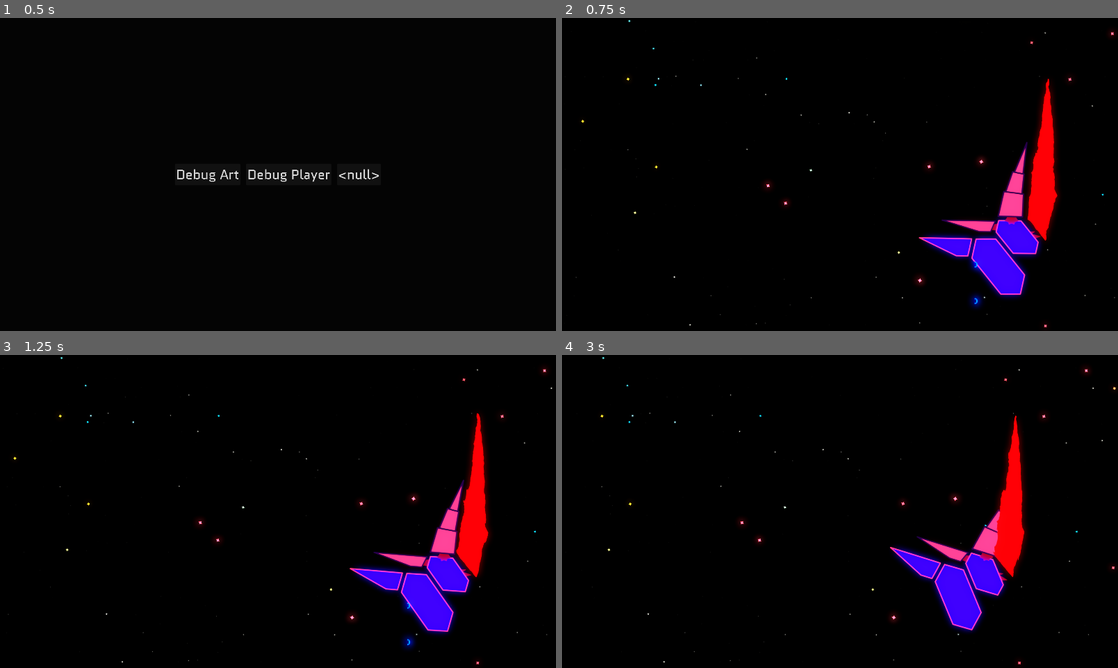
Above: before the commit, frames 1-4 (two rows, left to right).
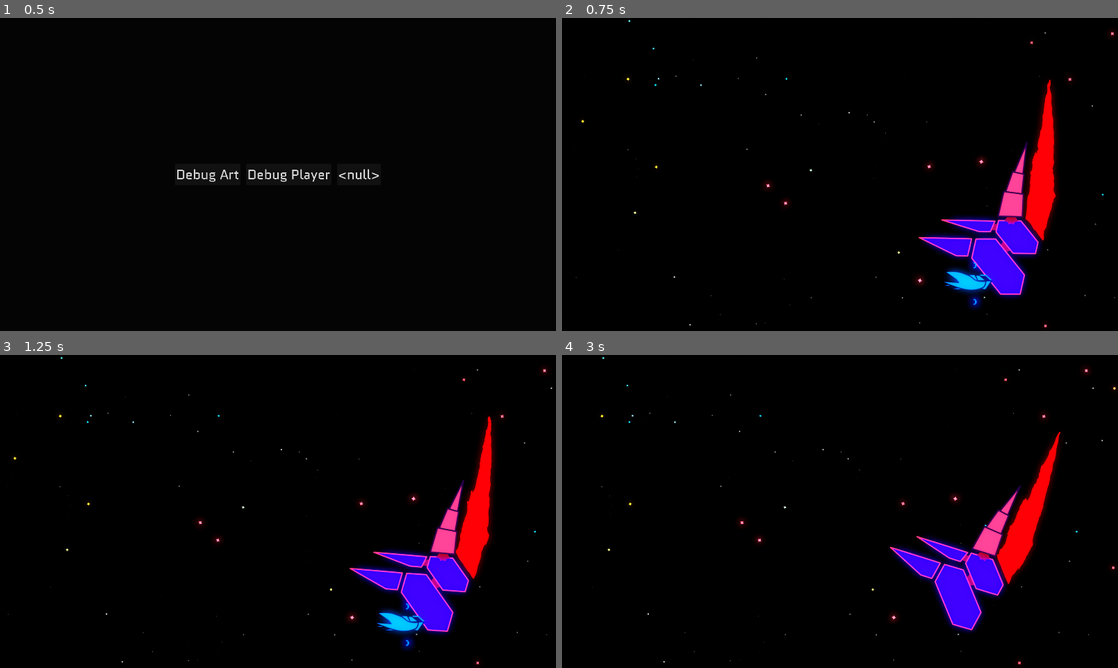
Above: after the commit, the same moments.

Repository: Zemiro-dev/StarfighterGemini
Game: Godot game, scene res://world/world_viewport_container.tscn
Same seed, same stepped clock (60 frames per second), same inputs: the game is played once before the commit and once after it.
Inputs:
- Up to frame 1 (0.5 s): no input
- Up to frame 2 (0.75 s): click "Debug Art" at 0.5 s
- Up to frame 3 (1.25 s): no input
- Up to frame 4 (3 s): hold D (right) 1.28-2.03 s; hold Shift (dash) 1.28-2.03 s; hold S (down) 2.03-2.78 s; tap Shift (dash) at 2.1 s; hold D (right) from 2.78 s (still down); hold Shift (dash) from 2.78 s (still down)

Frame 1 is identical in both runs. In frame 2, 1.6% of the frame differs, in the area x 64-90%, y 19-93%; in frame 3, 2.5%; in frame 4, 3.3%, in the area x 58-90%, y 19-88%.

Commit message:
Reworking all the cutout pieces to use the remote transform workaround. RemoteTransform2D appears to be king for this.

Diff:
--- a/game/actors/enemies/asteroid_beast/atoms/energy_talon_lower_a.tscn
+++ b/game/actors/enemies/asteroid_beast/atoms/energy_talon_lower_a.tscn
@@ -7,9 +7,9 @@
 [node name="EnergyTalonLowerA" instance=ExtResource("1_fqb4l")]
 material = ExtResource("2_ogjif")
 
-[node name="Sprite2D" parent="." index="1"]
+[node name="CollisionPolygon2D" parent="Body" index="1"]
+polygon = PackedVector2Array(-39, -2, -7, -220, 58, -84, 20, 63)
+
+[node name="Sprite2D" parent="." index="2"]
 texture = ExtResource("3_ta6os")
 offset = Vector2(8, -86)
-
-[node name="CollisionPolygon2D" parent="." index="2"]
-polygon = PackedVector2Array(-8, -223, 56, -83, 19, 55, -32, -6)
--- a/game/actors/enemies/asteroid_beast/atoms/energy_talon_upper_a.tscn
+++ b/game/actors/enemies/asteroid_beast/atoms/energy_talon_upper_a.tscn
@@ -7,9 +7,8 @@
 [node name="EnergyTalonUpperA" instance=ExtResource("1_os8o5")]
 material = ExtResource("2_82wr6")
 
-[node name="Sprite2D" parent="." index="1"]
+[node name="CollisionPolygon2D" parent="Body" index="1"]
+polygon = PackedVector2Array(-25, 159, 16, -182, 32, 196)
+
+[node name="Sprite2D" parent="." index="2"]
 texture = ExtResource("3_2ll71")
-offset = Vector2(-4, -160)
-
-[node name="CollisionPolygon2D" parent="." index="2"]
-polygon = PackedVector2Array(-31, 2, 27, 38, 12, -342)
--- a/game/actors/enemies/asteroid_beast/atoms/fin_a.tscn
+++ b/game/actors/enemies/asteroid_beast/atoms/fin_a.tscn
@@ -2,15 +2,15 @@
 
 [ext_resource type="PackedScene" uid="uid://u1ixb7camcwy" path="res://actors/enemies/enemy_scale.tscn" id="1_mdrh8"]
 [ext_resource type="Shader" uid="uid://cs0xfte7rnnx8" path="res://shaders/gradient_swap_prog.gdshader" id="2_hcg66"]
-[ext_resource type="Texture2D" uid="uid://c4orlwxdbnuai" path="res://actors/enemies/resources/asteroid_beast_gradient_high.tres" id="3_yhfbn"]
-[ext_resource type="Texture2D" uid="uid://nd62n0wgrx1d" path="res://actors/enemies/resources/asteroid_beast_gradient_low.tres" id="4_37ldq"]
+[ext_resource type="Texture2D" uid="uid://crlic45tdcsjj" path="res://actors/enemies/resources/asteroid_beast_armored_gradient_high.tres" id="3_l4wbq"]
+[ext_resource type="Texture2D" uid="uid://bdir7wwni1etj" path="res://actors/enemies/resources/asteroid_beast_armored_gradient_low.tres" id="4_ci83c"]
 [ext_resource type="Texture2D" uid="uid://c18rhwvkti25c" path="res://assets/enemies/asteroid_beast/asteroid_beast_fin_a.png" id="5_hcg66"]
 
 [sub_resource type="ShaderMaterial" id="ShaderMaterial_wuwol"]
 resource_local_to_scene = true
 shader = ExtResource("2_hcg66")
-shader_parameter/gradient_texture_low = ExtResource("4_37ldq")
-shader_parameter/gradient_texture_high = ExtResource("3_yhfbn")
+shader_parameter/gradient_texture_low = ExtResource("4_ci83c")
+shader_parameter/gradient_texture_high = ExtResource("3_l4wbq")
 shader_parameter/progress = 0.2
 shader_parameter/use_distortion = false
 shader_parameter/strength = 0.0
@@ -20,12 +20,9 @@
 [node name="FinA" instance=ExtResource("1_mdrh8")]
 material = SubResource("ShaderMaterial_wuwol")
 
-[node name="Damagable" parent="." index="0"]
-is_invincible = false
-
 [node name="Sprite2D" parent="." index="1"]
 position = Vector2(-63, -2)
 texture = ExtResource("5_hcg66")
 
-[node name="CollisionPolygon2D" parent="." index="2"]
-polygon = PackedVector2Array(27, -19, -143, -19, -25, 15, 12, 15)
+[node name="CollisionPolygon2D" parent="EnemyScaleBody" index="0"]
+polygon = PackedVector2Array(-155, -21, 28, -20, 13, 16, -27, 16)
--- a/game/actors/enemies/asteroid_beast/atoms/fin_b.tscn
+++ b/game/actors/enemies/asteroid_beast/atoms/fin_b.tscn
@@ -24,5 +24,5 @@
 position = Vector2(-57, 0)
 texture = ExtResource("2_lrrvd")
 
-[node name="CollisionPolygon2D" parent="." index="2"]
-polygon = PackedVector2Array(-138, -28, 31, -28, 19, 28, -18, 28)
+[node name="CollisionPolygon2D" parent="EnemyScaleBody" index="0"]
+polygon = PackedVector2Array(-145, -29, 32, -29, 21, 29, -19, 30)
--- a/game/actors/enemies/asteroid_beast/atoms/scale_a.tscn
+++ b/game/actors/enemies/asteroid_beast/atoms/scale_a.tscn
@@ -1,8 +1,7 @@
-[gd_scene load_steps=9 format=3 uid="uid://cu2lk8vioiyao"]
+[gd_scene load_steps=7 format=3 uid="uid://cu2lk8vioiyao"]
 
 [ext_resource type="PackedScene" uid="uid://u1ixb7camcwy" path="res://actors/enemies/enemy_scale.tscn" id="1_beulu"]
 [ext_resource type="Texture2D" uid="uid://bqvqp533lcb05" path="res://assets/enemies/asteroid_beast/asteroid_beast_scale_a.png" id="2_o41kn"]
-[ext_resource type="Script" uid="uid://dos03u2y4nj1m" path="res://actors/damage/damagable_stats.gd" id="2_plouy"]
 [ext_resource type="Texture2D" uid="uid://crlic45tdcsjj" path="res://actors/enemies/resources/asteroid_beast_armored_gradient_high.tres" id="3_5ntfl"]
 [ext_resource type="Shader" uid="uid://cs0xfte7rnnx8" path="res://shaders/gradient_swap_prog.gdshader" id="3_jueuq"]
 [ext_resource type="Texture2D" uid="uid://bdir7wwni1etj" path="res://actors/enemies/resources/asteroid_beast_armored_gradient_low.tres" id="4_jueuq"]
@@ -18,18 +17,11 @@
 shader_parameter/fps = 0.0
 shader_parameter/frames = 256
 
-[sub_resource type="Resource" id="Resource_cyyj8"]
-script = ExtResource("2_plouy")
-max_health = 10.0
-
 [node name="ScaleA" instance=ExtResource("1_beulu")]
 material = SubResource("ShaderMaterial_5ntfl")
-
-[node name="Damagable" parent="." index="0"]
-stats = SubResource("Resource_cyyj8")
 
 [node name="Sprite2D" parent="." index="1"]
 texture = ExtResource("2_o41kn")
 
-[node name="CollisionPolygon2D" parent="." index="2"]
-polygon = PackedVector2Array(-119, 0, -79, -51, 79, -51, 119, 0, 78, 51, -78, 51)
+[node name="CollisionPolygon2D" parent="EnemyScaleBody" index="0"]
+polygon = PackedVector2Array(-120, -1, -79, -52, 79, -52, 121, 0, 79, 53, -81, 52)
--- a/game/actors/enemies/asteroid_beast/atoms/scale_b.tscn
+++ b/game/actors/enemies/asteroid_beast/atoms/scale_b.tscn
@@ -23,5 +23,5 @@
 [node name="Sprite2D" parent="." index="1"]
 texture = ExtResource("2_h47d2")
 
-[node name="CollisionPolygon2D" parent="." index="2"]
-polygon = PackedVector2Array(-34, -44, 58, -44, 82, -14, 34, 44, -57, 44, -82, 14)
+[node name="CollisionPolygon2D" parent="EnemyScaleBody" index="0"]
+polygon = PackedVector2Array(59, -46, 84, -14, 36, 45, -59, 45, -84, 14, -36, -45)
--- a/game/actors/enemies/asteroid_beast/atoms/scale_spike_a.tscn
+++ b/game/actors/enemies/asteroid_beast/atoms/scale_spike_a.tscn
@@ -1,7 +1,6 @@
-[gd_scene load_steps=9 format=3 uid="uid://biv5vf8tx7tsg"]
+[gd_scene load_steps=7 format=3 uid="uid://biv5vf8tx7tsg"]
 
 [ext_resource type="PackedScene" uid="uid://u1ixb7camcwy" path="res://actors/enemies/enemy_scale.tscn" id="1_tvh72"]
-[ext_resource type="Script" uid="uid://dos03u2y4nj1m" path="res://actors/damage/damagable_stats.gd" id="2_gj0u6"]
 [ext_resource type="Shader" uid="uid://cs0xfte7rnnx8" path="res://shaders/gradient_swap_prog.gdshader" id="2_or1is"]
 [ext_resource type="Texture2D" uid="uid://bhbsb3ofrvc6a" path="res://assets/enemies/asteroid_beast/asteroid_beast_scale_spike_a.png" id="2_s7cmk"]
 [ext_resource type="Texture2D" uid="uid://c4orlwxdbnuai" path="res://actors/enemies/resources/asteroid_beast_gradient_high.tres" id="3_or1is"]
@@ -18,20 +17,15 @@
 shader_parameter/fps = 0.0
 shader_parameter/frames = 256
 
-[sub_resource type="Resource" id="Resource_2n1oi"]
-script = ExtResource("2_gj0u6")
-max_health = 10.0
-
 [node name="ScaleSpikeA" instance=ExtResource("1_tvh72")]
 material = SubResource("ShaderMaterial_0wf4w")
 
-[node name="Damagable" parent="." index="0"]
-stats = SubResource("Resource_2n1oi")
+[node name="CollisionPolygon2D" parent="EnemyScaleBody" index="0"]
+polygon = PackedVector2Array(38, -195, 29, -108, 28, -51, 30, 14, -38, 15, -25, -54, -17, -58, 0, -111)
+
+[node name="Damagable" parent="EnemyScaleBody" index="1"]
 is_invincible = false
 
-[node name="Sprite2D" parent="." index="1"]
+[node name="Sprite2D" parent="." index="2"]
 position = Vector2(0, -90)
 texture = ExtResource("2_s7cmk")
-
-[node name="CollisionPolygon2D" parent="." index="2"]
-polygon = PackedVector2Array(-36, 12, 27, 13, 35, -181, 0, -110, -22, -52)
--- a/game/actors/enemies/asteroid_beast/atoms/tendon.tscn
+++ b/game/actors/enemies/asteroid_beast/atoms/tendon.tscn
@@ -2,12 +2,17 @@
 
 [ext_resource type="Material" uid="uid://c0xt8pljwmsw0" path="res://actors/enemies/resources/asteroid_beast_tendon_shader_material.tres" id="1_nemq2"]
 
-[node name="Tendon" type="AnimatableBody2D"]
+[node name="Tendon" type="Node2D"]
 material = ExtResource("1_nemq2")
+
+[node name="RemoteTransform2D" type="RemoteTransform2D" parent="."]
+remote_path = NodePath("../Body")
+
+[node name="Body" type="AnimatableBody2D" parent="."]
 collision_layer = 4
 collision_mask = 0
 
+[node name="CollisionShape2D" type="CollisionShape2D" parent="Body"]
+
 [node name="Sprite2D" type="Sprite2D" parent="."]
 use_parent_material = true
-
-[node name="CollisionShape2D" type="CollisionShape2D" parent="."]
--- a/game/actors/enemies/asteroid_beast/atoms/tendon_a.tscn
+++ b/game/actors/enemies/asteroid_beast/atoms/tendon_a.tscn
@@ -5,6 +5,6 @@
 
 [node name="TendonA" instance=ExtResource("1_44vpb")]
 
-[node name="Sprite2D" parent="." index="0"]
+[node name="Sprite2D" parent="." index="2"]
 position = Vector2(30, 0)
 texture = ExtResource("2_texx5")
--- a/game/actors/enemies/asteroid_beast/atoms/tendon_b.tscn
+++ b/game/actors/enemies/asteroid_beast/atoms/tendon_b.tscn
@@ -5,6 +5,6 @@
 
 [node name="TendonB" instance=ExtResource("1_pe7b8")]
 
-[node name="Sprite2D" parent="." index="0"]
+[node name="Sprite2D" parent="." index="2"]
 position = Vector2(24, 0)
 texture = ExtResource("2_utuyk")
--- a/game/actors/enemies/asteroid_beast/atoms/weakspot_a.tscn
+++ b/game/actors/enemies/asteroid_beast/atoms/weakspot_a.tscn
@@ -20,8 +20,12 @@
 [node name="WeakspotA" instance=ExtResource("1_dy6c0")]
 material = SubResource("ShaderMaterial_bgcmj")
 
-[node name="Sprite2D" parent="." index="1"]
+[node name="Damagable" parent="Body" index="0" node_paths=PackedStringArray("actor")]
+actor = NodePath("..")
+
+[node name="CollisionPolygon2D" parent="Body" index="1"]
+visible = true
+polygon = PackedVector2Array(-15, 6, -27, -10, -26, -26, -16, -39, -1, -45, 15, -39, 25, -28, 26, -8, 15, 5, 11, 9, 21, 32, 10, 37, 9, 44, 1, 40, -8, 44, -10, 38, -22, 33, -11, 9)
+
+[node name="Sprite2D" parent="." index="2"]
 texture = ExtResource("5_ysipb")
-
-[node name="CollisionPolygon2D" parent="." index="2"]
-polygon = PackedVector2Array(-12, 9, -25, -2, -29, -18, -21, -37, 0, -46, 22, -35, 29, -17, 25, -2, 12, 9, 19, 31, 0, 42, -19, 31)
--- a/game/actors/enemies/asteroid_beast/molecules/energy_talon_a.tscn
+++ b/game/actors/enemies/asteroid_beast/molecules/energy_talon_a.tscn
@@ -1,13 +1,11 @@
-[gd_scene load_steps=4 format=3 uid="uid://y3vswpw4bs4j"]
+[gd_scene load_steps=3 format=3 uid="uid://y3vswpw4bs4j"]
 
-[ext_resource type="Script" uid="uid://cfw3cw8qqyfsy" path="res://actors/enemies/asteroid_beast/molecules/energy_talon_a.gd" id="1_bl8g4"]
 [ext_resource type="PackedScene" uid="uid://cch16rccir8yt" path="res://actors/enemies/asteroid_beast/atoms/energy_talon_lower_a.tscn" id="1_wry5r"]
 [ext_resource type="PackedScene" uid="uid://c0lnkuko4c8pt" path="res://actors/enemies/asteroid_beast/atoms/energy_talon_upper_a.tscn" id="2_bl8g4"]
 
 [node name="EnergyTalonA" type="Node2D"]
-script = ExtResource("1_bl8g4")
 
 [node name="EnergyTalonUpperA" parent="." instance=ExtResource("2_bl8g4")]
-position = Vector2(19, -130)
+position = Vector2(17, -287)
 
 [node name="EnergyTalonLowerA" parent="." instance=ExtResource("1_wry5r")]
--- a/game/actors/enemies/asteroid_beast/molecules/talon_arm.tscn
+++ b/game/actors/enemies/asteroid_beast/molecules/talon_arm.tscn
@@ -21,8 +21,8 @@
 [sub_resource type="ShaderMaterial" id="ShaderMaterial_2ev52"]
 resource_local_to_scene = true
 shader = ExtResource("7_u538y")
-shader_parameter/gradient_texture_low = ExtResource("17_p2g03")
-shader_parameter/gradient_texture_high = ExtResource("16_whl4f")
+shader_parameter/gradient_texture_low = ExtResource("9_otoxr")
+shader_parameter/gradient_texture_high = ExtResource("8_vsfkg")
 shader_parameter/progress = 0.2
 shader_parameter/use_distortion = false
 shader_parameter/strength = 0.0
@@ -127,6 +127,8 @@
 script = ExtResource("1_gjlef")
 
 [node name="TendonA" parent="." instance=ExtResource("1_82crf")]
+position = Vector2(-22, 20)
+rotation = 2.47475
 
 [node name="FinTendon" parent="." instance=ExtResource("3_a4v3c")]
 position = Vector2(-62, -33)
@@ -137,33 +139,14 @@
 position = Vector2(44, 0.00019455)
 rotation = 3.14159
 
-[node name="FinARemoteTransform2D" type="RemoteTransform2D" parent="FinTendon"]
-position = Vector2(44, 0.000195471)
-rotation = 3.14159
-remote_path = NodePath("../FinA")
-
-[node name="FinTendonRemoteTransform2D" type="RemoteTransform2D" parent="."]
-position = Vector2(-62, -33)
-rotation = 3.14159
-remote_path = NodePath("../FinTendon")
-
 [node name="ScaleA" parent="." instance=ExtResource("14_i7f48")]
 material = SubResource("ShaderMaterial_df1f1")
 position = Vector2(-63, 103)
 rotation = 0.872665
 
-[node name="ScaleARemoteTransform2D" type="RemoteTransform2D" parent="."]
-position = Vector2(-63, 103)
-rotation = 0.872665
-remote_path = NodePath("../ScaleA")
-
 [node name="ScaleB" parent="." instance=ExtResource("10_3y1rb")]
 material = SubResource("ShaderMaterial_8e5d2")
 rotation = 0.872665
-
-[node name="ScaleBRemoteTransform2D" type="RemoteTransform2D" parent="."]
-rotation = 0.872665
-remote_path = NodePath("../ScaleB")
 
 [node name="FinB" parent="." instance=ExtResource("11_a4v3c")]
 material = SubResource("ShaderMaterial_u538y")
@@ -172,8 +155,6 @@
 [node name="WeakspotA2" parent="." instance=ExtResource("10_2hyoe")]
 material = SubResource("ShaderMaterial_yxp02")
 position = Vector2(-21, -89)
-collision_layer = 1
-collision_mask = 1
 
 [node name="ScaleSpikeA" parent="." instance=ExtResource("8_2ev52")]
 material = SubResource("ShaderMaterial_07if4")
@@ -181,7 +162,7 @@
 scale = Vector2(1.21696, 1.21696)
 
 [node name="EnergyTalonA" parent="." instance=ExtResource("9_a4v3c")]
-position = Vector2(75, -62)
+position = Vector2(67, -64)
 
 [node name="AnimationPlayer" type="AnimationPlayer" parent="."]
 callback_mode_process = 0
--- a/game/actors/enemies/enemy_damaging_segment.gd
+++ b/game/actors/enemies/enemy_damaging_segment.gd
@@ -1,9 +1,9 @@
 @tool
-extends AnimatableBody2D
+extends Node2D
 class_name EnemyDamagingSegment
-@onready var damagable: Damagable = $Damagable
-@onready var collision_polygon_2d: CollisionPolygon2D = $CollisionPolygon2D
-@onready var initial_position := position
+@onready var damagable: Damagable = $Body/Damagable
+@onready var collision_polygon_2d: CollisionPolygon2D = $Body/CollisionPolygon2D
+
 var actor_type := GameActor.ActorType.ENEMY
 
 
@@ -22,7 +22,3 @@
 func disable_collisions() -> void:
 	collision_polygon_2d.set_deferred("disabled", true)
 	queue_free()
-
-
-func _physics_process(delta: float) -> void:
-	transform = Transform2D(transform)
--- a/game/actors/enemies/enemy_damaging_segment.tscn
+++ b/game/actors/enemies/enemy_damaging_segment.tscn
@@ -3,16 +3,21 @@
 [ext_resource type="PackedScene" uid="uid://uicpnh4rn6ps" path="res://actors/damage/damagable.tscn" id="1_0mb2a"]
 [ext_resource type="Script" uid="uid://ds4s6023egyy4" path="res://actors/enemies/enemy_damaging_segment.gd" id="1_regeo"]
 
-[node name="EnemyDamagingSegment" type="AnimatableBody2D"]
+[node name="EnemyDamagingSegment" type="Node2D"]
+script = ExtResource("1_regeo")
+
+[node name="RemoteTransform2D" type="RemoteTransform2D" parent="."]
+remote_path = NodePath("../Body")
+
+[node name="Body" type="AnimatableBody2D" parent="."]
 collision_layer = 4
 collision_mask = 0
-script = ExtResource("1_regeo")
 
-[node name="Damagable" parent="." node_paths=PackedStringArray("actor") instance=ExtResource("1_0mb2a")]
+[node name="Damagable" parent="Body" node_paths=PackedStringArray("actor") instance=ExtResource("1_0mb2a")]
 is_invincible = true
 actor = NodePath("..")
 
+[node name="CollisionPolygon2D" type="CollisionPolygon2D" parent="Body"]
+
 [node name="Sprite2D" type="Sprite2D" parent="."]
 use_parent_material = true
-
-[node name="CollisionPolygon2D" type="CollisionPolygon2D" parent="."]
--- a/game/actors/enemies/enemy_scale.gd
+++ b/game/actors/enemies/enemy_scale.gd
@@ -1,15 +1,16 @@
 @tool
-extends AnimatableBody2D
+extends Node2D
 class_name EnemyScale
 
-
-@onready var damagable: Damagable = $Damagable
-@onready var collision_polygon_2d: CollisionPolygon2D = $CollisionPolygon2D
+@onready var damagable: Damagable = $EnemyScaleBody/Damagable
+@onready var collision_polygon_2d: CollisionPolygon2D = $EnemyScaleBody/CollisionPolygon2D
 
 @export var gradient_low: GradientTexture1D = preload("res://actors/enemies/resources/asteroid_beast_gradient_low.tres")
 @export var gradient_high: GradientTexture1D = preload("res://actors/enemies/resources/asteroid_beast_gradient_high.tres")
 @export var armored_gradient_low: GradientTexture1D = preload("res://actors/enemies/resources/asteroid_beast_armored_gradient_low.tres")
 @export var armored_gradient_high: GradientTexture1D = preload("res://actors/enemies/resources/asteroid_beast_armored_gradient_high.tres")
+
+var actor_type := GameActor.ActorType.ENEMY
 
 func _ready() -> void:
 	damagable.on_death.connect(die)
--- a/game/actors/enemies/enemy_scale.tscn
+++ b/game/actors/enemies/enemy_scale.tscn
@@ -9,21 +9,25 @@
 script = ExtResource("3_fk8q5")
 max_health = 10.0
 
-[node name="EnemyScale" type="AnimatableBody2D"]
+[node name="EnemyScale" type="Node2D"]
 material = ExtResource("4_m0s23")
+script = ExtResource("1_oyj02")
+
+[node name="RemoteTransform2D" type="RemoteTransform2D" parent="."]
+remote_path = NodePath("../EnemyScaleBody")
+
+[node name="EnemyScaleBody" type="AnimatableBody2D" parent="."]
 collision_layer = 4
 collision_mask = 0
-script = ExtResource("1_oyj02")
 
-[node name="Damagable" parent="." node_paths=PackedStringArray("actor") instance=ExtResource("2_rxjc5")]
+[node name="CollisionPolygon2D" type="CollisionPolygon2D" parent="EnemyScaleBody"]
+
+[node name="Damagable" parent="EnemyScaleBody" node_paths=PackedStringArray("actor") instance=ExtResource("2_rxjc5")]
 stats = SubResource("Resource_6nuo4")
 is_invincible = true
-actor = NodePath("..")
+actor = NodePath("../..")
 
 [node name="Sprite2D" type="Sprite2D" parent="."]
 use_parent_material = true
 
-[node name="CollisionPolygon2D" type="CollisionPolygon2D" parent="."]
-visible = false
-
 [node name="AnimationPlayer" type="AnimationPlayer" parent="."]
--- a/game/actors/enemies/enemy_weakspot.gd
+++ b/game/actors/enemies/enemy_weakspot.gd
@@ -1,9 +1,8 @@
-@tool
-extends AnimatableBody2D
+extends Node2D
 class_name EnemyWeakspot
-@onready var damagable: Damagable = $Damagable
-@onready var collision_polygon_2d: CollisionPolygon2D = $CollisionPolygon2D
-@onready var initial_position := position
+@onready var damagable: Damagable = $Body/Damagable
+@onready var collision_polygon_2d: CollisionPolygon2D = $Body/CollisionPolygon2D
+
 
 func _ready() -> void:
 	damagable.on_death.connect(die)
@@ -16,7 +15,3 @@
 func disable_collisions() -> void:
 	collision_polygon_2d.set_deferred("disabled", true)
 	queue_free()
-
-
-func _physics_process(delta: float) -> void:
-	position = initial_position
--- a/game/actors/enemies/enemy_weakspot.tscn
+++ b/game/actors/enemies/enemy_weakspot.tscn
@@ -9,20 +9,25 @@
 script = ExtResource("3_h4fpe")
 max_health = 10.0
 
-[node name="EnemyWeakspot" type="AnimatableBody2D"]
+[node name="EnemyWeakspot" type="Node2D"]
 material = ExtResource("1_x1a08")
+script = ExtResource("1_bxuad")
+
+[node name="RemoteTransform2D" type="RemoteTransform2D" parent="."]
+remote_path = NodePath("../Body")
+
+[node name="Body" type="AnimatableBody2D" parent="."]
 collision_layer = 4
 collision_mask = 0
-script = ExtResource("1_bxuad")
 
-[node name="Damagable" parent="." node_paths=PackedStringArray("actor") instance=ExtResource("2_x1a08")]
+[node name="Damagable" parent="Body" node_paths=PackedStringArray("actor") instance=ExtResource("2_x1a08")]
 stats = SubResource("Resource_ymb3d")
 actor = NodePath("..")
+
+[node name="CollisionPolygon2D" type="CollisionPolygon2D" parent="Body"]
+visible = false
 
 [node name="Sprite2D" type="Sprite2D" parent="."]
 use_parent_material = true
 
-[node name="CollisionPolygon2D" type="CollisionPolygon2D" parent="."]
-visible = false
-
 [node name="AnimationPlayer" type="AnimationPlayer" parent="."]
--- a/game/actors/player/player.tscn
+++ b/game/actors/player/player.tscn
@@ -53,7 +53,7 @@
 
 [sub_resource type="CapsuleShape2D" id="CapsuleShape2D_lsln6"]
 radius = 22.0
-height = 98.0
+height = 144.0
 
 [node name="Player" type="CharacterBody2D"]
 collision_layer = 2
@@ -89,12 +89,11 @@
 position = Vector2(32, 63)
 
 [node name="BodySprite" type="Sprite2D" parent="."]
-visible = false
 material = SubResource("ShaderMaterial_12xki")
 position = Vector2(0, -15)
 texture = ExtResource("12_ssdk0")
 
 [node name="CollisionShape2D" type="CollisionShape2D" parent="."]
-position = Vector2(33, -6)
+position = Vector2(13, -7)
 rotation = -1.57079
 shape = SubResource("CapsuleShape2D_lsln6")
--- a/game/autoloads/game_actor.gd
+++ b/game/autoloads/game_actor.gd
@@ -5,8 +5,13 @@
 func get_actor_type(o: Object) -> ActorType:
 	if o == null: return ActorType.UNKNOWN
 	var actor_type = o.get("actor_type")
+	if o is Node and actor_type == null:
+		var parent = o.get_parent()
+		if parent:
+			actor_type = parent.get("actor_type")
 	if actor_type != null and ActorType.values().has(actor_type):
 		return actor_type
+
 	return ActorType.UNKNOWN
 
 
@@ -38,4 +43,8 @@
 func check_and_attack(attacker: Object, target: Object) -> int:
 	if attacker.has_method('attack'):
 		return attacker.attack(target)
+	if attacker is Node:
+		var parent = attacker.get_parent()
+		if parent.has_method('attack'):
+			return parent.attack(target)
 	return 0
